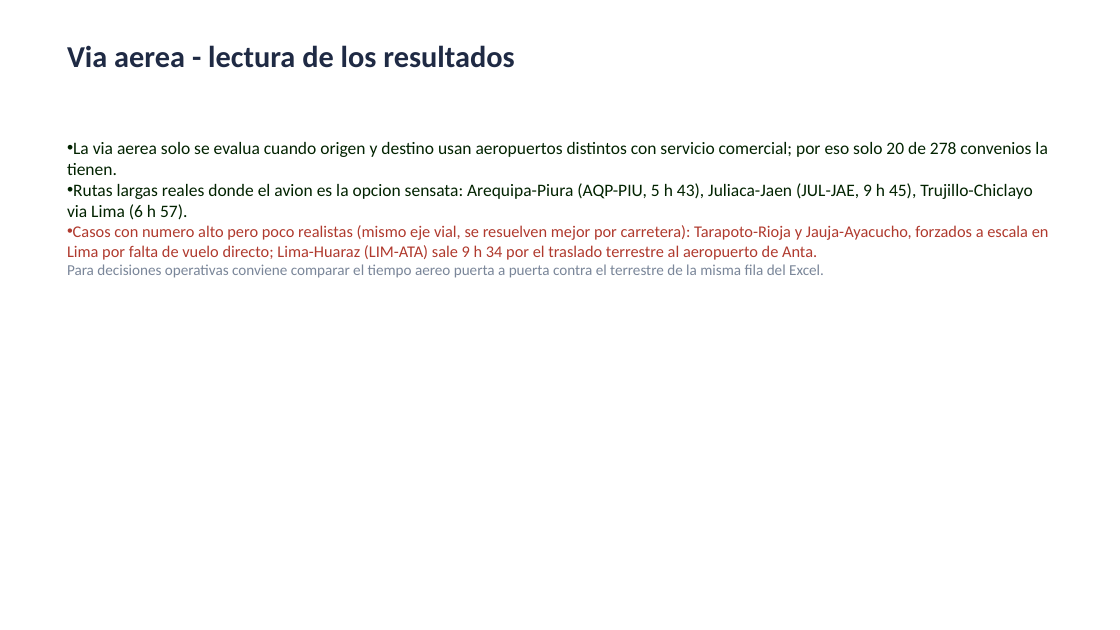
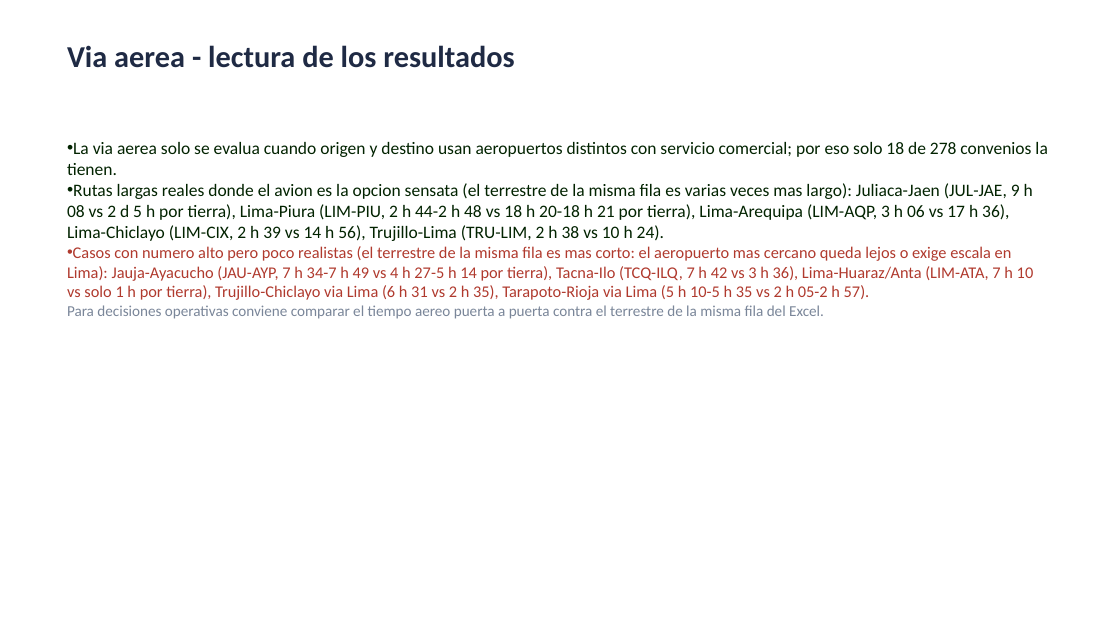
Before and after one commit to rojasarca-code/geolocalizacion-bancos-sangre-diban, a slide deck: slide 6 of datos/Resumen_tiempos_convenios_BS.pptx. Drawn at 1120x630 pixels with LibreOffice and Linux fonts; fonts in the diff are those of the drawing. Boxes give left, top, right and bottom in pixels: in the first picture for what was removed or moved away, otherwise in the second. Text is boxed around its words. In the diff, an @@ line names an element or a change of style, - is before the commit and + after.

```diff
--- a/datos/Resumen_tiempos_convenios_BS.pptx
+++ b/datos/Resumen_tiempos_convenios_BS.pptx
@@ text at bbox=[67, 142, 1047, 300]: text changed @@
-• La via aerea solo se evalua cuando origen y destino usan aeropuertos distintos con servicio comercial; por eso solo 20 de 278 convenios la tienen.
-• Rutas largas reales donde el avion es la opcion sensata: Arequipa-Piura (AQP-PIU, 5 h 43), Juliaca-Jaen (JUL-JAE, 9 h 45), Trujillo-Chiclayo via Lima (6 h 57).
-• Casos con numero alto pero poco realistas (mismo eje vial, se resuelven mejor por carretera): Tarapoto-Rioja y Jauja-Ayacucho, forzados a escala en Lima por falta de vuelo directo; Lima-Huaraz (LIM-ATA) sale 9 h 34 por el traslado terrestre al aeropuerto de Anta.
+• La via aerea solo se evalua cuando origen y destino usan aeropuertos distintos con servicio comercial; por eso solo 18 de 278 convenios la tienen.
+• Rutas largas reales donde el avion es la opcion sensata (el terrestre de la misma fila es varias veces mas largo): Juliaca-Jaen (JUL-JAE, 9 h 08 vs 2 d 5 h por tierra), Lima-Piura (LIM-PIU, 2 h 44-2 h 48 vs 18 h 20-18 h 21 por tierra), Lima-Arequipa (LIM-AQP, 3 h 06 vs 17 h 36), Lima-Chiclayo (LIM-CIX, 2 h 39 vs 14 h 56), Trujillo-Lima (TRU-LIM, 2 h 38 vs 10 h 24).
+• Casos con numero alto pero poco realistas (el terrestre de la misma fila es mas corto: el aeropuerto mas cercano queda lejos o exige escala en Lima): Jauja-Ayacucho (JAU-AYP, 7 h 34-7 h 49 vs 4 h 27-5 h 14 por tierra), Tacna-Ilo (TCQ-ILQ, 7 h 42 vs 3 h 36), Lima-Huaraz/Anta (LIM-ATA, 7 h 10 vs solo 1 h por tierra), Trujillo-Chiclayo via Lima (6 h 31 vs 2 h 35), Tarapoto-Rioja via Lima (5 h 10-5 h 35 vs 2 h 05-2 h 57).
```
Also in this commit, not shown: 7 other slides changed, 6 other files.
